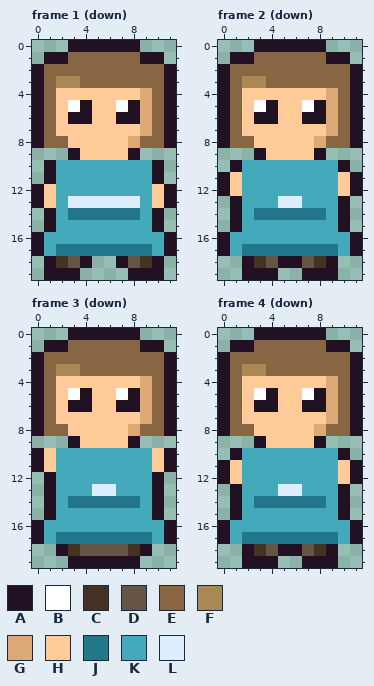
One commit to this pixel-art file: games/picomon/art/villager.aseprite. Above is the file before it was changed.
12x20 pixels, 4 frames. Shown: frame 1 (down), frame 2 (down), frame 3 (down), frame 4 (down).
Visible layers, top first: "outline", "shade", "fill".
Palette (. is transparent): A #221122  B #ffffff  C #443322  D #665544  E #886644  F #aa8855  G #ddaa77  H #ffcc99  J #227788  K #44aabb  L #ddeeff
Pixels before, frame 1 (down), first column x 0:
 0 ...AAAAAA...
 1 .AAEEEEEEAA.
 2 AEEEEEEEEEEA
 3 AEFFEEEEEEEA
 4 AEHHHHHHHGEA
 5 AEHBAHHBAGEA
 6 AEHAAHHAAGEA
 7 AEHHHHHHHGEA
 8 AEEHHHHHGEEA
 9 ...AHHHHA...
10 .AKKKKKKKKA.
11 .AKKKKKKKKA.
12 AHKKKKKKKKHA
13 AHKLLLLLLKHA
14 .AKJJJJJJKA.
15 .AKKKKKKKKA.
16 AKKKKKKKKKKA
17 AKJJJJJJJJKA
18 .ACDA..ADCA.
19 .AAA....AAA.
Pixels before, frame 2 (down), first column x 0:
 0 ...AAAAAA...
 1 .AAEEEEEEAA.
 2 AEEEEEEEEEEA
 3 AEFFEEEEEEEA
 4 AEHHHHHHHGEA
 5 AEHBAHHBAGEA
 6 AEHAAHHAAGEA
 7 AEHHHHHHHGEA
 8 AEEHHHHHGEEA
 9 ...AHHHHA...
10 .AKKKKKKKKA.
11 AHKKKKKKKKHA
12 AHKKKKKKKKHA
13 .AKKKLLKKKA.
14 .AKJJJJJJKA.
15 .AKKKKKKKKA.
16 AKKKKKKKKKKA
17 AKJJJJJJJJKA
18 ..ACDAADCA..
19 ..AAA..AAA..
Pixels before, frame 3 (down), first column x 0:
 0 ...AAAAAA...
 1 .AAEEEEEEAA.
 2 AEEEEEEEEEEA
 3 AEFFEEEEEEEA
 4 AEHHHHHHHGEA
 5 AEHBAHHBAGEA
 6 AEHAAHHAAGEA
 7 AEHHHHHHHGEA
 8 AEEHHHHHGEEA
 9 ...AHHHHA...
10 AHKKKKKKKKHA
11 AHKKKKKKKKHA
12 .AKKKKKKKKA.
13 .AKKKLLKKKA.
14 .AKJJJJJJKA.
15 .AKKKKKKKKA.
16 AKKKKKKKKKKA
17 AKJJJJJJJJKA
18 ..ACDDDDCA..
19 ...AAAAAA...
Pixels before, frame 4 (down), first column x 0:
 0 ...AAAAAA...
 1 .AAEEEEEEAA.
 2 AEEEEEEEEEEA
 3 AEFFEEEEEEEA
 4 AEHHHHHHHGEA
 5 AEHBAHHBAGEA
 6 AEHAAHHAAGEA
 7 AEHHHHHHHGEA
 8 AEEHHHHHGEEA
 9 ...AHHHHA...
10 .AKKKKKKKKA.
11 AHKKKKKKKKHA
12 AHKKKKKKKKHA
13 .AKKKLLKKKA.
14 .AKJJJJJJKA.
15 .AKKKKKKKKA.
16 AKKKKKKKKKKA
17 AKJJJJJJJJKA
18 ..ACDAADCA..
19 ..AAA..AAA..
After:
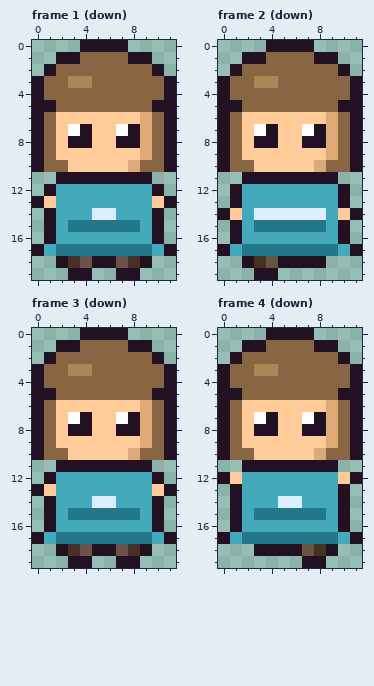
What changed:
Changed rows in their new state; - is an unchanged pixel.
Frame 1 (down), layers "outline", "shade", "fill":
first column x 0:
 0 ---.----.---
 1 -.-A----A-.-
 2 .A--------A.
 3 --E-F-------
 4 --EEEEEEEE--
 5 -AEEEEEEEEA-
 6 ---HH--HH---
 7 ---BA--BA---
 8 --HAA--AAG--
 9 AEHH----HGEA
10 AEEHHHHHGEEA
11 -.AAAAAAAA.-
12 .A--------A.
13 ---KKKKKK---
14 ---KKLLKK---
15 ---JJJJJJ---
16 .A--------A.
18 -.ACDAADCA.-
19 -..-A--A-..-
Frame 2 (down), layers "outline", "shade", "fill":
first column x 0:
 0 ---.----.---
 1 -.-A----A-.-
 2 .A--------A.
 3 --E-F-------
 4 --EEEEEEEE--
 5 -AEEEEEEEEA-
 6 ---HH--HH---
 7 ---BA--BA---
 8 --HAA--AAG--
 9 AEHH----HGEA
10 AEEHHHHHGEEA
11 ..AAAAAAAA..
12 .A--------A.
13 -----KK-----
14 AH-LLLLLL-HA
15 ---JJJJJJ---
16 .A--------A.
18 -------AA.--
19 --.----...--
Frame 3 (down), layers "outline", "shade", "fill":
first column x 0:
 0 ---.----.---
 1 -.-A----A-.-
 2 .A--------A.
 3 --E-F-------
 4 --EEEEEEEE--
 5 -AEEEEEEEEA-
 6 ---HH--HH---
 7 ---BA--BA---
 8 --HAA--AAG--
 9 AEHH----HGEA
10 -EEHHHHHGEE-
11 ..AAAAAAAA..
13 AH---KK---HA
14 ---KKLLKK---
15 ---JJJJJJ---
16 .A--------A.
18 -----AA-----
19 -----..-----
Frame 4 (down), layers "outline", "shade", "fill":
first column x 0:
 0 ---.----.---
 1 -.-A----A-.-
 2 .A--------A.
 3 --E-F-------
 4 --EEEEEEEE--
 5 -AEEEEEEEEA-
 6 ---HH--HH---
 7 ---BA--BA---
 8 --HAA--AAG--
 9 AEHH----HGEA
10 AEEHHHHHGEEA
11 ..AAAAAAAA..
13 -----KK-----
14 ---KKLLKK---
15 ---JJJJJJ---
16 .A--------A.
18 --.AA-------
19 --...----.--
Pixel boxes of the changes (left, top, right, bottom) in both pictures:
changed: (32, 40, 176, 280)
changed: (218, 40, 362, 280)
changed: (32, 328, 176, 568)
changed: (218, 328, 362, 568)
